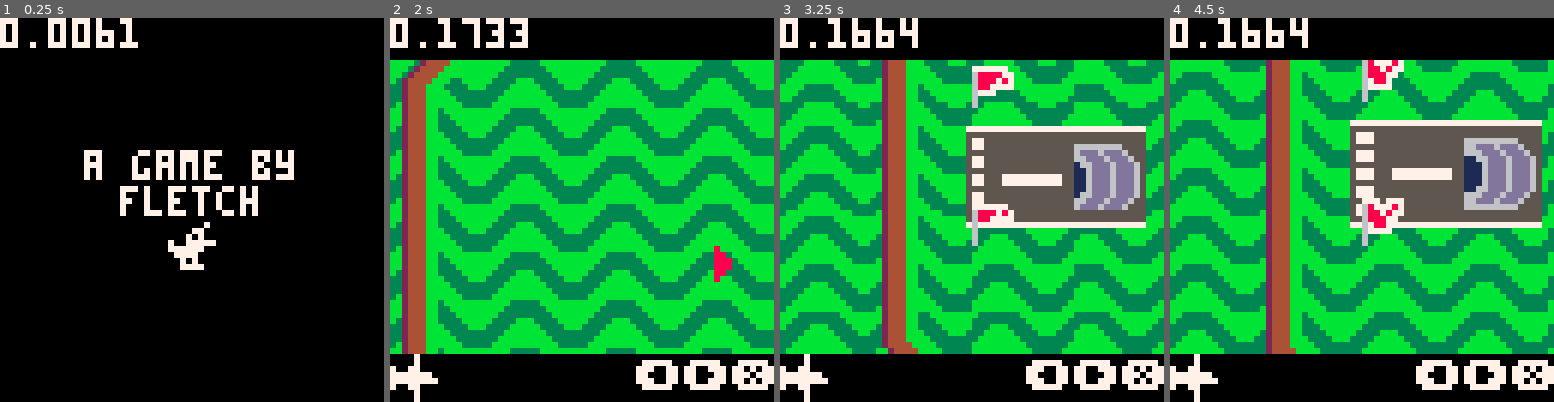
Above: before the commit, frames 1-4 (left to right).
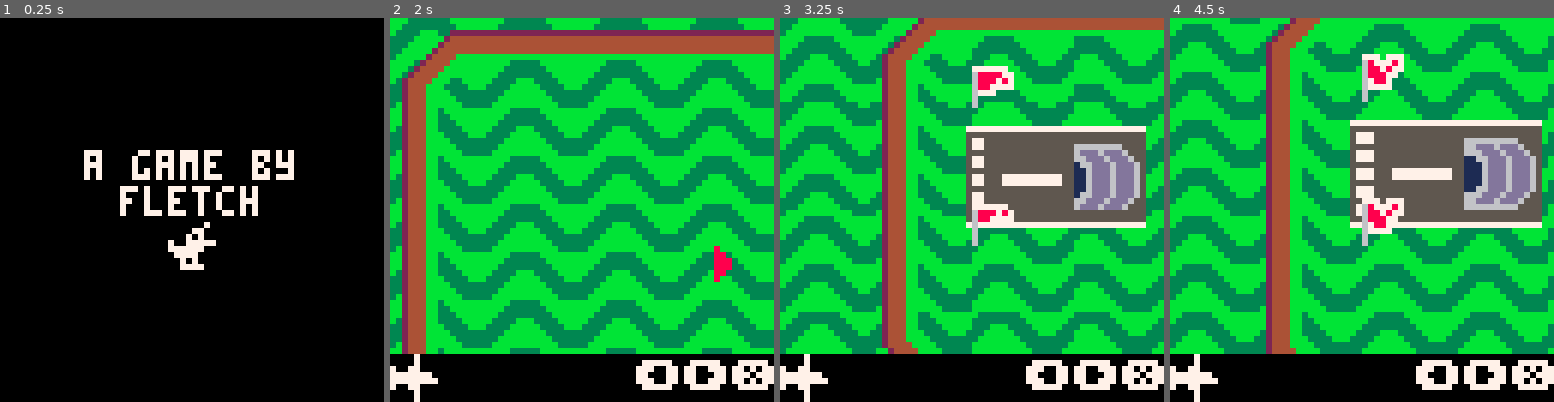
Above: after the commit, the same moments.

Repository: fletchmakes/oops-airlines
Game: PICO-8 cartridge oops-airlines.p8
The game is run twice, just before and just after one commit, with the same random seed, the same clock (stepped at 60 frames per second) and the same inputs.
Inputs:
- Up to frame 1 (0.25 s): no input
- Up to frame 2 (2 s): tap X (X key) at 0.33, 1.07, 1.85 s; tap O (Z key) at 0.7, 1.7 s; hold Right from 1.6 s (still down)
- Up to frame 3 (3.25 s): release Right at 2.1 s; tap O (Z key) at 2.1, 2.5, 2.9 s; hold Up 2.15-2.42 s; hold Right 2.47-3.03 s; tap X (X key) at 2.97 s; hold Left from 3.08 s (still down)
- Up to frame 4 (4.5 s): tap O (Z key) at 3.3, 3.7, 4.1 s; release Left at 3.58 s; hold Down 3.63-3.97 s; hold Right from 4.02 s (still down); tap X (X key) at 4.08 s

The runs differ from the first frame. In frame 1, 1.3% of the frame differs, in the area x 0-36%, y 0-8%; in frame 2, 11%, in the area x 0-100%, y 0-11%; in frame 3, 11%; in frame 4, 11%.

Commit message:
editable last nodes

Diff:
--- a/oops-airlines.p8
+++ b/oops-airlines.p8
@@ -18,7 +18,7 @@
 --   - Z - place node / pickup node
 --   - (hold) X - zoom out
 
-local debug = true
+local debug = false
 
 -- key constants
 local k_left = 0
@@ -42,6 +42,8 @@
 local planes = {}
 local active_planes = {}
 local plan_plane = nil -- plane that is currently being route planned for
+local last_plan_node = nil
+local last_plan_node_hovered = false
 
 -- goes with btnp and btn
 local user_input_blocker = false
@@ -275,8 +277,19 @@
 			cam.y += cam.speed
 		end
 
+		if last_plan_node ~= nil and dist(last_plan_node, {x=cam.x+63, y=cam.y+63}) < 5 then
+			last_plan_node_hovered = true
+		else
+			last_plan_node_hovered = false
+		end
+
 		if btnp(k_primary) then
-			plan_plane.add_node(plan_plane, cam.x+56, cam.y+56)
+			if last_plan_node_hovered then
+				plan_plane.remove_last_node(plan_plane)
+			else
+				last_plan_node = {x=cam.x+63,y=cam.y+63}
+				plan_plane.add_node(plan_plane, cam.x+56, cam.y+56)
+			end
 		end
 
 		if btn(k_secondary) then
@@ -336,7 +349,16 @@
     resolve_particles()
 
 	if mode == "PLAN" then
+		-- airport indicator
 		spr(9, hangar.x-4, hangar.y-8+sin(t())*2.5, 1, 1, false, true)
+
+		-- last plan node delete UI
+		if last_plan_node ~= nil then
+			-- blinking cursor if the camera reticle is close enough
+			if last_plan_node_hovered then --sin(t()/3) < 0 and
+				sspr(40, 114, 3, 3, last_plan_node.x, last_plan_node.y)
+			end
+		end
 	end
     -- end game draw operations
 
@@ -405,7 +427,7 @@
 	plane.add_node = function(self, x, y)
 		_qpush(self.nodes, {x=x, y=y})
 		if (self.next_node == nil) then
-			self.next_node = _qpop(plane.nodes)
+			self.next_node = _qpeek(plane.nodes)
 			self.theta = angle(self, self.next_node)
 		end
 
@@ -414,6 +436,19 @@
 		if dist_to_hangar < 5 then
 			mode = "FLIGHT"
 			plan_plane = nil
+			last_plan_node = nil
+		end
+	end
+
+	plane.remove_last_node = function(self)
+		_qpop(self.nodes)
+		local n = _qpeeklast(self.nodes)
+		-- adjust for offset
+		if n ~= nil then
+			last_plan_node.x, last_plan_node.y = n.x+7, n.y+7
+		else
+			last_plan_node = nil
+			self.next_node = nil
 		end
 	end
 
@@ -455,7 +490,8 @@
 		if plane.status == "ROUTING" then
 			-- check if we reached our next node
 			if dist(self, self.next_node) < self.speed then
-				self.next_node = _qpop(self.nodes) -- remove the current entry
+				_qdequeue(self.nodes) -- remove the current entry
+				self.next_node = _qpeek(self.nodes)
 				self.theta = angle(self, self.next_node)
 			end
 
@@ -607,7 +643,7 @@
 
 		-- draw future headings
 		local cursor = self.next_node
-		for i=self.nodes.first,self.nodes.last-1 do
+		for i=self.nodes.first+2,self.nodes.last do
 			local n = self.nodes[i]
 			line(cursor.x+8, cursor.y+8, n.x+8, n.y+8, self.color)
 			circfill(n.x+8, n.y+8, 2, self.color)
@@ -771,17 +807,34 @@
 end
 
 function _qpush(queue, value)
-	queue[queue.last] = value
-	queue.last += 1
+	local last = queue.last + 1
+	queue.last = last
+	queue[last] = value
 end
 
 function _qpeek(queue)
-	return queue[queue.first]
-end
-
+	return queue[queue.first+1]
+end
+
+function _qpeeklast(queue)
+	if queue.first > queue.last then return nil end
+	return queue[queue.last]
+end
+
+-- stack
 function _qpop(queue)
-	local first = queue.first
-	if first >= queue.last then return nil end
+	local last = queue.last
+	if queue.first > last then return nil end
+	local value = queue[last]
+	queue[last] = nil
+	queue.last -= 1
+	return value
+end
+
+-- queue
+function _qdequeue(queue)
+	local first = queue.first+1
+	if first > queue.last then return nil end
 	local value = queue[first]
 	queue[first] = nil
 	queue.first += 1
Not shown, changed: 51 lines of the sprite sheet (__gfx__) section of oops-airlines.p8
Not shown, changed: assets/spritesheet.aseprite
Not shown, changed: spritesheet.png
